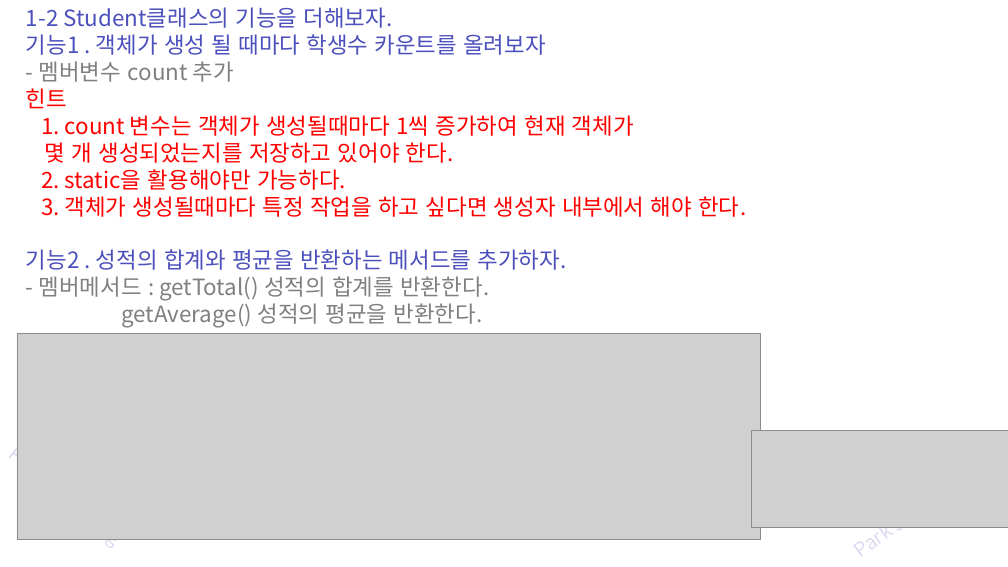
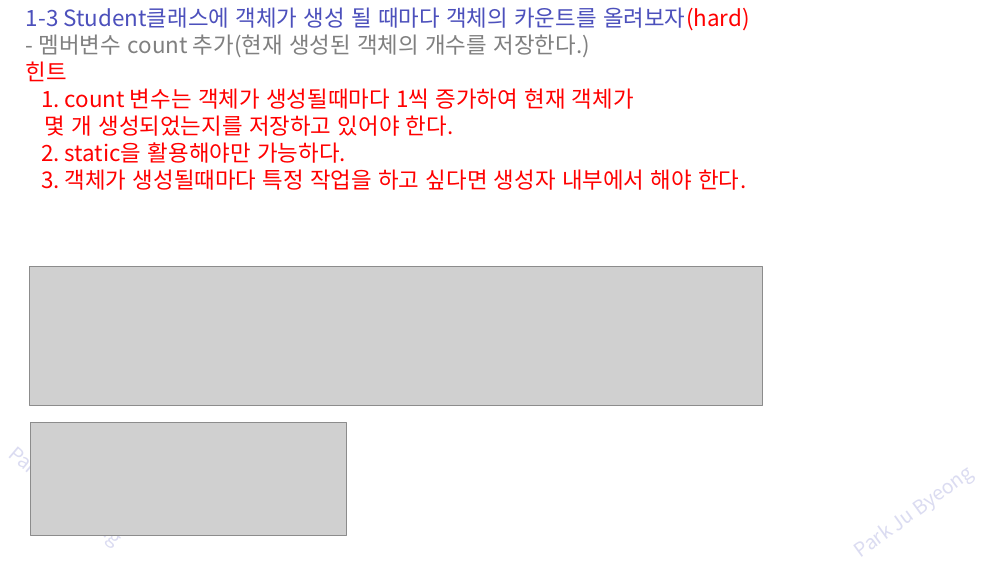
Before and after one commit to zest132/JavaLecture, a slide deck: slide 31 of JavaLecture/LectureFile/java 8강 생성자.pptx. Drawn at 1008x567 pixels with LibreOffice and Linux fonts; fonts in the diff are those of the drawing; grey boxes stand for pictures. Boxes give left, top, right and bottom in pixels: in the first picture for what was removed or moved away, otherwise in the second. Text is boxed around its words. In the diff, an @@ line names an element or a change of style, - is before the commit and + after.

```diff
--- a/JavaLecture/LectureFile/java 8강 생성자.pptx
+++ b/JavaLecture/LectureFile/java 8강 생성자.pptx
@@ text at (x1=26, y1=7, x2=750, y2=57): text changed @@
-1-2 Student클래스의 기능을 더해보자.
-기능1 . 객체가 생성 될 때마다 학생수 카운트를 올려보자
-- 멤버변수 count 추가
+1-3 Student클래스에 객체가 생성 될 때마다 객체의 카운트를 올려보자(hard)
+- 멤버변수 count 추가(현재 생성된 객체의 개수를 저장한다.)
@@ text at (x1=26, y1=249, x2=567, y2=328): paragraphs removed @@
-기능2 . 성적의 합계와 평균을 반환하는 메서드를 추가하자.
-- 멤버메서드 : getTotal() 성적의 합계를 반환한다.
-getAverage() 성적의 평균을 반환한다.
@@ picture added at (x1=29, y1=267, x2=763, y2=405) @@
@@ picture removed at (x1=17, y1=334, x2=761, y2=540) @@
@@ picture added at (x1=30, y1=422, x2=346, y2=536) @@
@@ picture removed at (x1=751, y1=430, x2=1008, y2=527) @@
```
Also in this commit, not shown: 3 other slides changed, 4 slides added, 4 slides removed, 3 other files.
